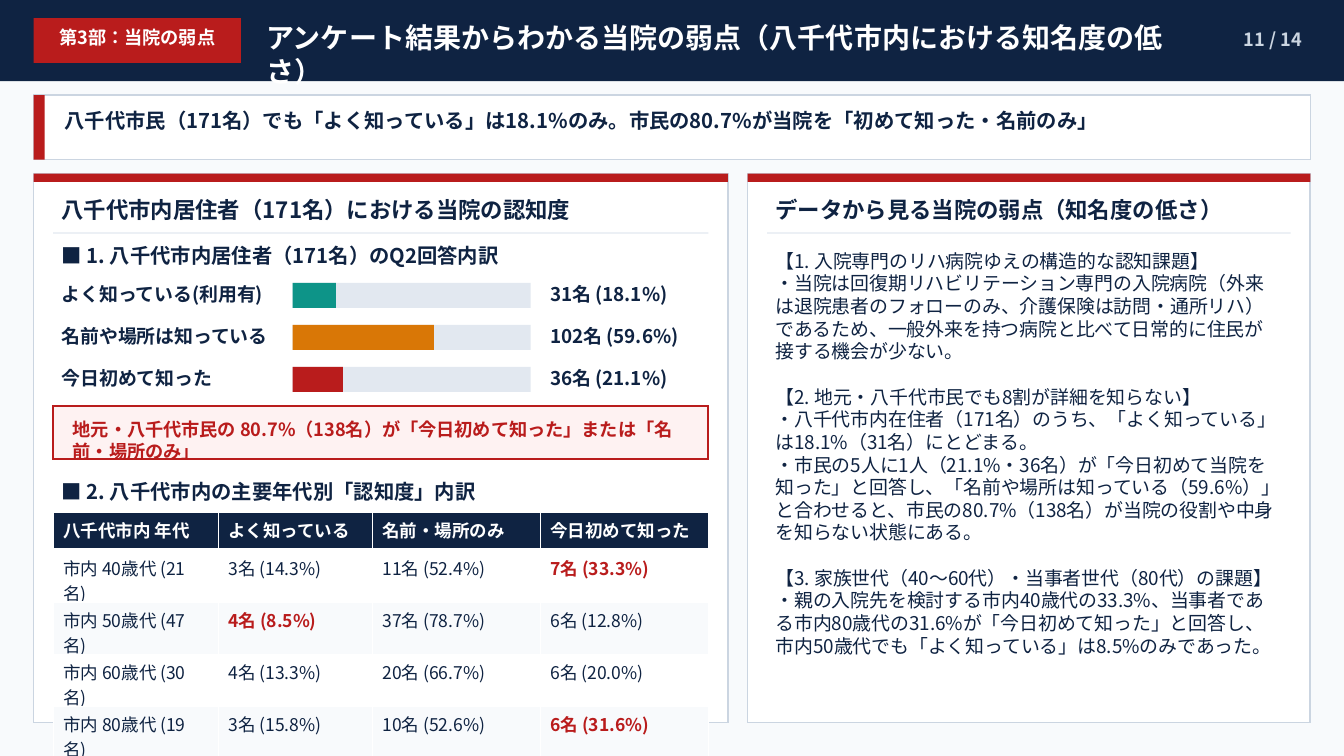
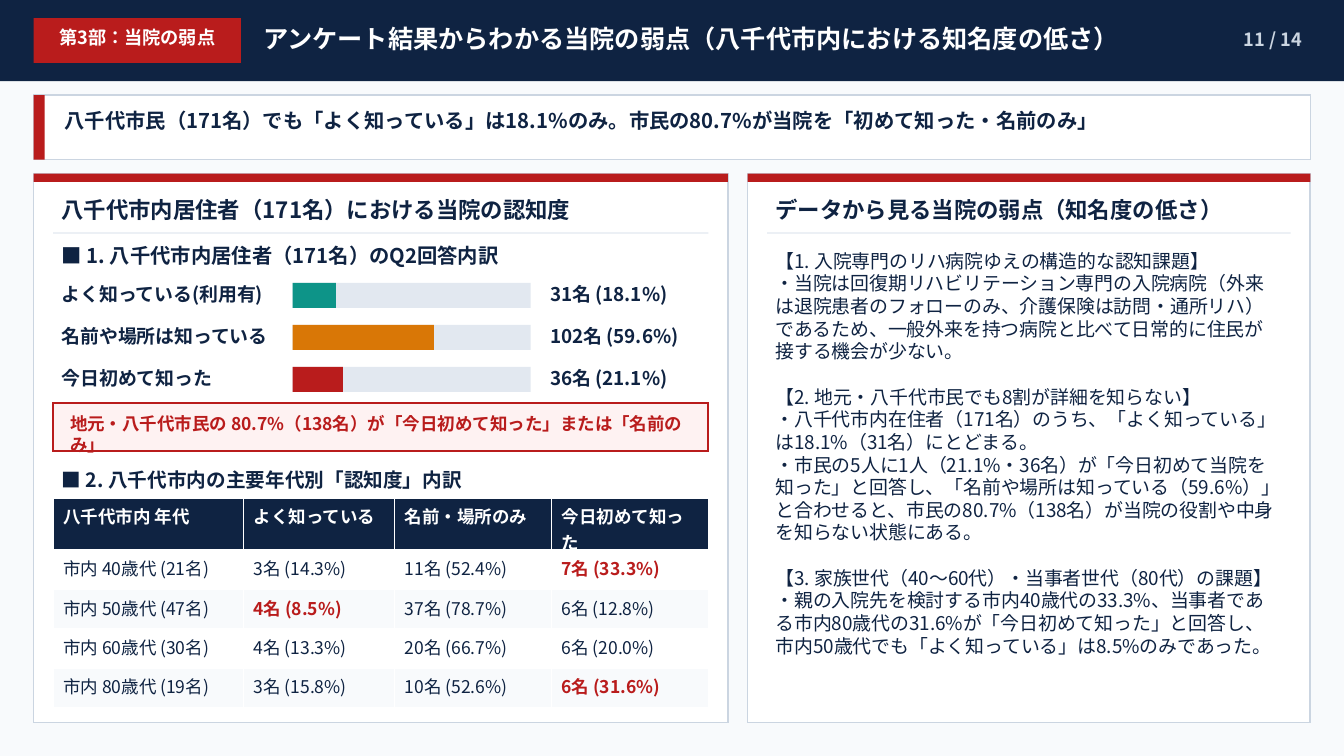
Before and after one commit to noriyukihoshina/yachiyo-survey-analyzer, a slide deck: slide 11 of 八千代リハビリテーション病院_どーんと祭出展結果報告_四役プレゼン.pptx. Drawn at 1344x756 pixels with LibreOffice and Linux fonts; fonts in the diff are those of the drawing. Boxes give left, top, right and bottom in pixels: in the first picture for what was removed or moved away, otherwise in the second. Text is boxed around its words. In the diff, an @@ line names an element or a change of style, - is before the commit and + after.

```diff
--- a/八千代リハビリテーション病院_どーんと祭出展結果報告_四役プレゼン.pptx
+++ b/八千代リハビリテーション病院_どーんと祭出展結果報告_四役プレゼン.pptx
@@ text "アンケート結果からわかる当院の弱点（八千代市内における知名度の低さ）" at bbox=[263, 26, 1119, 51]: size 20 to 18 pt @@
@@ rectangle: place and size @@
-rectangle at bbox=[53, 406, 709, 460]
+rectangle at bbox=[53, 403, 709, 451]
@@ text at bbox=[70, 415, 682, 453]: text changed; size 13 to 12.5 pt @@
-地元・八千代市民の 80.7%（138名）が「今日初めて知った」または「名前・場所のみ」
+地元・八千代市民の 80.7%（138名）が「今日初めて知った」または「名前のみ」
@@ text "■ 2. 八千代市内の主要年代別「認知度」内訳": place and size @@
-text "■ 2. 八千代市内の主要年代別「認知度」内訳" at bbox=[87, 481, 476, 501]
+text "■ 2. 八千代市内の主要年代別「認知度」内訳" at bbox=[86, 470, 462, 489]
@@ text "■ 2. 八千代市内の主要年代別「認知度」内訳" at bbox=[86, 470, 462, 489]: size 14.5 to 14 pt @@
@@ table: place and size @@
-table at bbox=[53, 512, 710, 739]
+table at bbox=[53, 498, 710, 701]
```
Also in this commit, not shown: 12 other slides changed, 2 other files.
